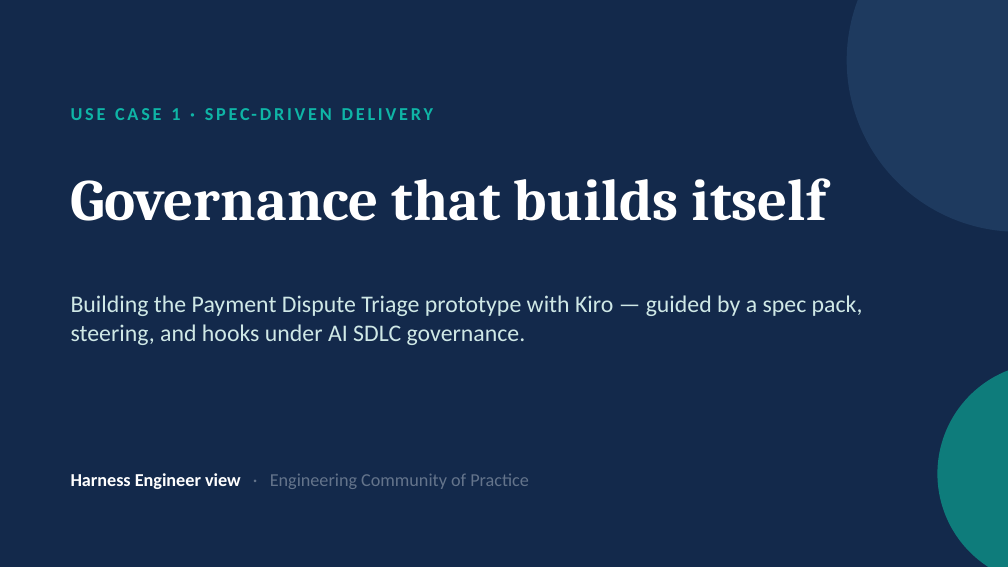
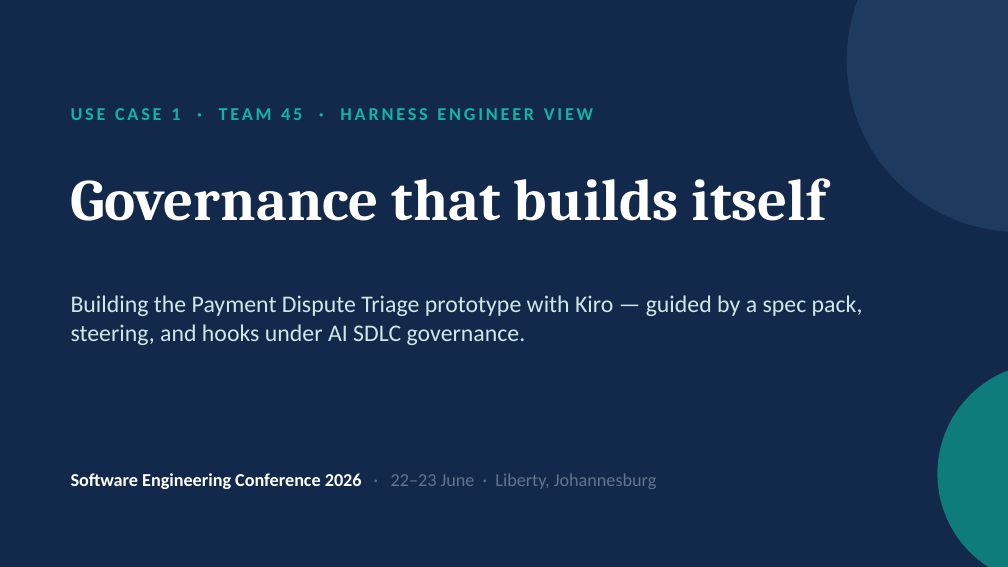
Before and after one commit to black2be/Payment-Dispute-Triage, a slide deck: slide 1 of docs/Payment-Triage-Harness.pptx. Drawn at 1008x567 pixels with LibreOffice and Linux fonts; fonts in the diff are those of the drawing. Boxes give left, top, right and bottom in pixels: in the first picture for what was removed or moved away, otherwise in the second. Text is boxed around its words. In the diff, an @@ line names an element or a change of style, - is before the commit and + after.

```diff
--- a/docs/Payment-Triage-Harness.pptx
+++ b/docs/Payment-Triage-Harness.pptx
@@ text at box(71, 108, 593, 120): text changed @@
-USE CASE 1 · SPEC-DRIVEN DELIVERY
+USE CASE 1 · TEAM 45 · HARNESS ENGINEER VIEW
@@ text at box(71, 473, 656, 489): text changed; text colour #64748B to #FFFFFF; bold on @@
-Harness Engineer view · Engineering Community of Practice
+Software Engineering Conference 2026 · 22–23 June · Liberty, Johannesburg
```
Also in this commit, not shown: 1 other slide changed, 7 other files.
